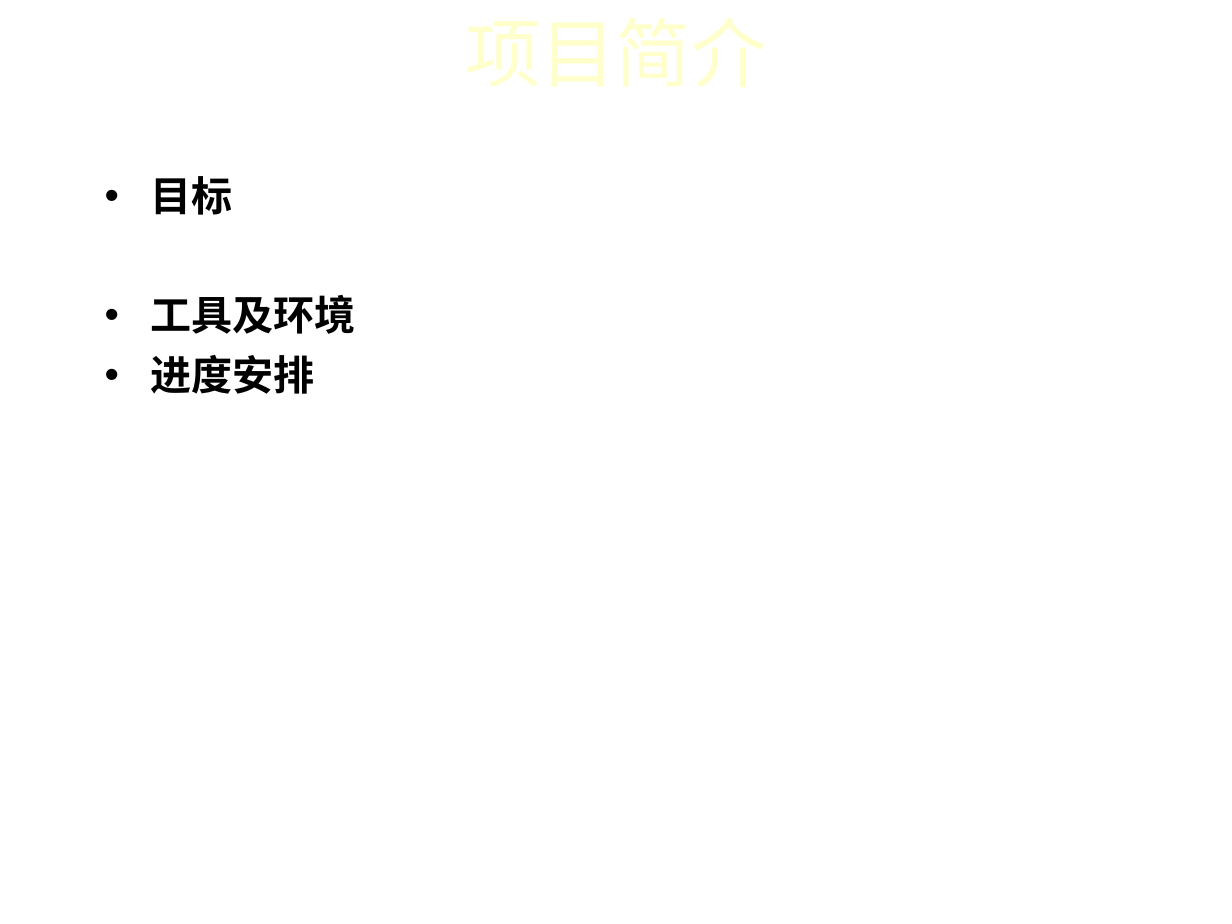
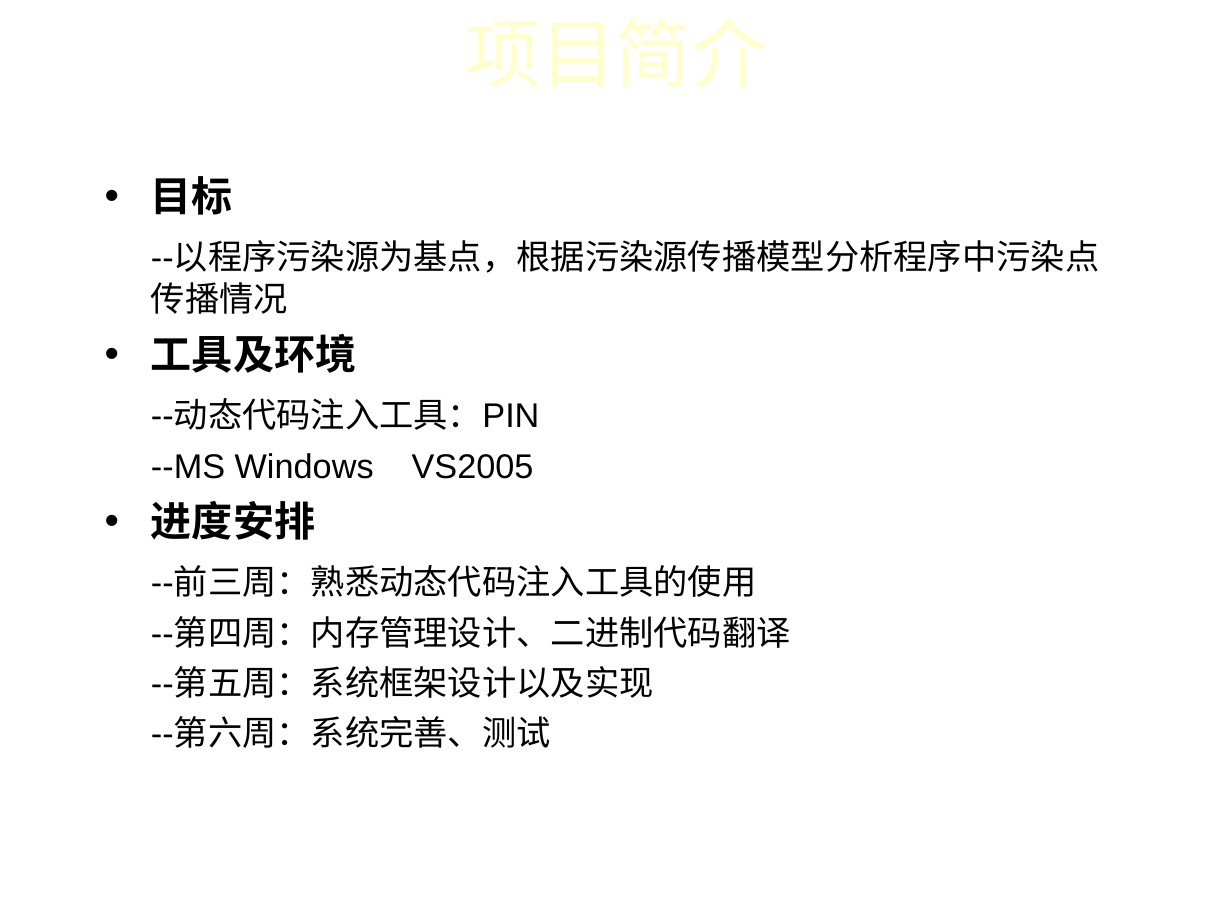
Before and after one commit to iidx/devilheart, a slide deck: slide 3 of doc/MS-Word.ppt. Drawn at 1232x924 pixels with LibreOffice and Linux fonts; fonts in the diff are those of the drawing; background and template pictures are left out. Boxes give left, top, right and bottom in pixels: in the first picture for what was removed or moved away, otherwise in the second. Text is boxed around its words. In the diff, an @@ line names an element or a change of style, - is before the commit and + after.

```diff
--- a/doc/MS-Word.ppt
+++ b/doc/MS-Word.ppt
@@ text at [151, 241, 1099, 314]: paragraph added @@
+--以程序污染源为基点，根据污染源传播模型分析程序中污染点传播情况
@@ text at [151, 400, 540, 479]: paragraphs added @@
+--动态代码注入工具：PIN
+--MS Windows VS2005
@@ text at [151, 567, 791, 748]: paragraphs added @@
+--前三周：熟悉动态代码注入工具的使用
+--第四周：内存管理设计、二进制代码翻译
+--第五周：系统框架设计以及实现
+--第六周：系统完善、测试
```
Also in this commit, not shown: 5 other slides changed, 2 slides removed.
